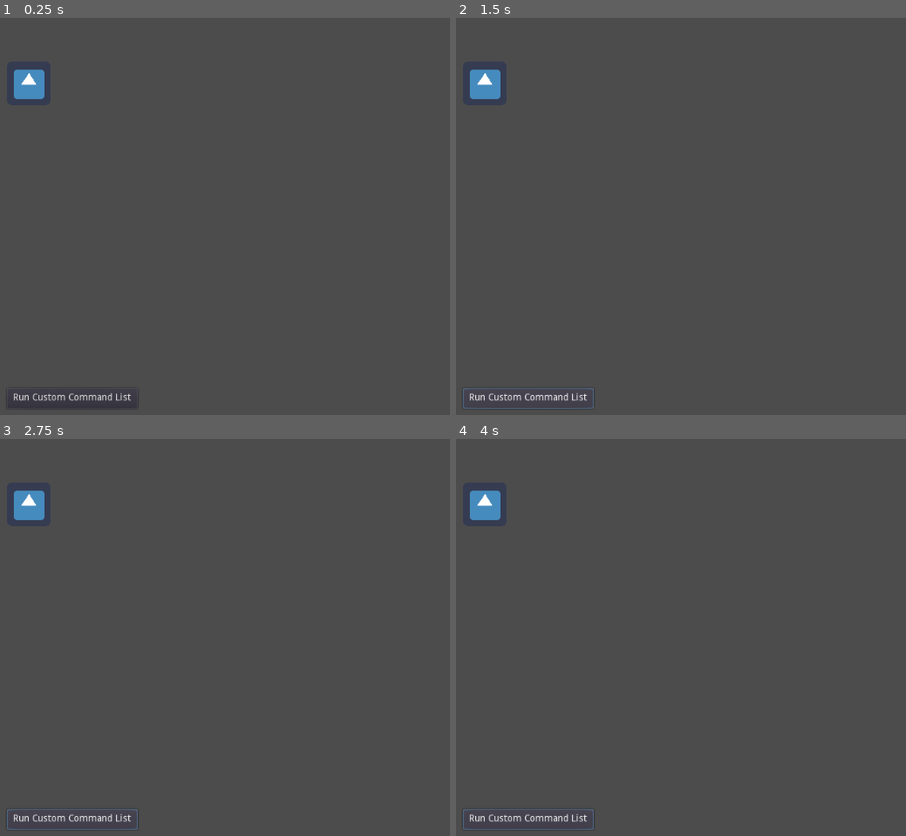
Above: before the commit, frames 1-4 (two rows, left to right).
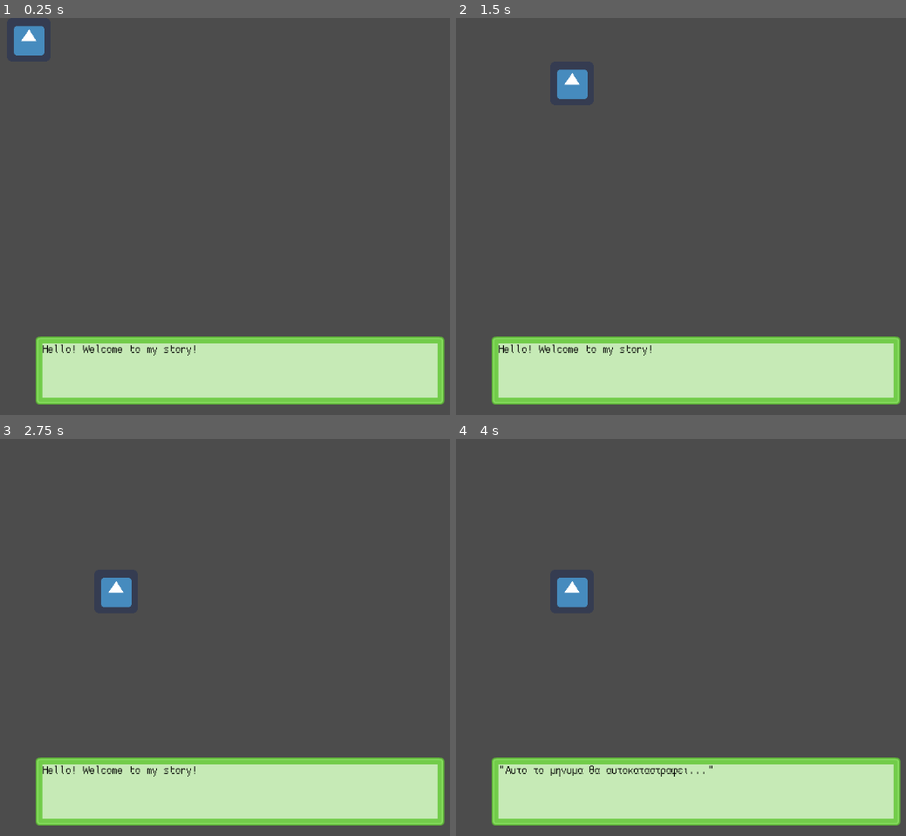
Above: after the commit, the same moments.

Repository: ditikos/GDScriptExperiments
Game: Godot game, scene res://TestWorld.tscn
Two runs of this game, one before a commit and one after it. Both use one fixed random seed, a clock stepped at 60 frames per second and the inputs below. The engine's default icon, where the game draws it, is replaced by a stand-in: a white triangle on a blue panel in a dark square.
Inputs (mouse positions are in pixels of both pictures, inside the frame that each line leads up to):
- Up to frame 1 (0.25 s): no input
- Up to frame 2 (1.5 s): click (528, 399) at 0.5 s, where only the run before the commit has a clickable "Run Custom Command List"; click (528, 399) at 1.25 s, where only the run before the commit has a clickable "Run Custom Command List"
- Up to frame 3 (2.75 s): click (72, 820) at 2 s, where only the run before the commit has a clickable "Run Custom Command List"
- Up to frame 4 (4 s): tap Enter at 2.75 s; tap Space at 3.5 s

The runs differ from the first frame. In frame 1, 17% of the frame differs, in the area x 3-99%, y 1-99%; in frame 2, 17%, in the area x 1-99%, y 12-99%; in frame 3, 17%; in frame 4, 17%.

Commit message:
Experiment 01: Run a script

Diff:
--- a/experiment01/Player.gd
+++ b/experiment01/Player.gd
@@ -1,6 +1,8 @@
 extends KinematicBody2D
 
-var tile_size = 64;
+var tile_size = 64
+var file = null
+var valid_cmd = ["move", "msg"]
 
 var inputs = {
 	"up": Vector2.UP,
@@ -13,8 +15,40 @@
 	position = position.snapped(Vector2.ONE * tile_size)
 	position += Vector2.ONE * tile_size / 2
 
+	# load a text file
+	file = File.new()
+	file.open("res://scenarios/001.txt", File.READ)
+	var content = file.get_as_text()
+	file.close()
+#	print(content)
+	parse_and_execute(content)
+
+func parse_and_execute(content):
+	var commands = Array(content.split("\n"))
+	for item in commands:
+#		print("Item is: %s" % typeof(item))
+		var cmd = Array(item.split(" "))
+		var fn = cmd.pop_front()
+		if fn in valid_cmd and self.has_method(fn):
+			match fn:
+				"move":
+					callv(fn, cmd)
+				"msg":
+					var message = PoolStringArray(cmd).join(" ")
+					callv(fn, [message])
+		else:
+			print("Method %s not implemented yet or not in valid command list!" % fn)
+		# do a dramatic pause
+		yield(get_tree().create_timer(0.5), "timeout")
+
 func move(dir):
-	print("Will move: %s %s" % [dir, inputs[dir]] )
+#	print("Will move: %s %s" % [dir, inputs[dir]] )
+	position += inputs[dir] * tile_size
+
+
+func msg(message):
+	get_tree().call_group("master", "play_message", message)
+
 
 # Method that will:
 # 	Read a file of lines
--- /dev/null
+++ b/experiment01/TestWorld.gd
@@ -0,0 +1,14 @@
+extends Node2D
+
+onready var MessageBox = $CanvasLayer/Control/NinePatchRect/ColorRect/Message
+
+
+# Called when the node enters the scene tree for the first time.
+func _ready() -> void:
+	add_to_group("master")
+	play_message("Hello! Welcome to my story!")
+
+
+func play_message(message):
+	print("Will display: %s" % message)
+	MessageBox.text = message
--- a/experiment01/TestWorld.tscn
+++ b/experiment01/TestWorld.tscn
@@ -1,9 +1,17 @@
-[gd_scene load_steps=3 format=2]
+[gd_scene load_steps=7 format=2]
 
 [ext_resource path="res://Player.tscn" type="PackedScene" id=1]
 [ext_resource path="res://Player.gd" type="Script" id=2]
+[ext_resource path="res://green_panel.png" type="Texture" id=3]
+[ext_resource path="res://basis33.ttf" type="DynamicFontData" id=4]
+[ext_resource path="res://TestWorld.gd" type="Script" id=5]
+
+[sub_resource type="DynamicFont" id=1]
+size = 20
+font_data = ExtResource( 4 )
 
 [node name="TestWorld" type="Node2D"]
+script = ExtResource( 5 )
 
 [node name="TileMap" type="TileMap" parent="."]
 format = 1
@@ -17,15 +25,44 @@
 "_edit_use_anchors_": false
 }
 
-[node name="Button" type="Button" parent="CanvasLayer/Control"]
-anchor_left = 0.0625
-anchor_top = 0.906667
-anchor_right = 0.25
-anchor_bottom = 0.953333
-margin_bottom = 2.0
-text = "Run Custom Command List"
+[node name="NinePatchRect" type="NinePatchRect" parent="CanvasLayer/Control"]
+anchor_left = 0.104
+anchor_top = 0.779176
+anchor_right = 0.69
+anchor_bottom = 0.946166
+margin_left = -0.423382
+margin_right = -0.487427
+margin_bottom = -0.194366
+rect_min_size = Vector2( 600, 100 )
+texture = ExtResource( 3 )
+patch_margin_left = 32
+patch_margin_top = 32
+patch_margin_right = 32
+patch_margin_bottom = 32
 __meta__ = {
 "_edit_use_anchors_": true
+}
+
+[node name="ColorRect" type="ColorRect" parent="CanvasLayer/Control/NinePatchRect"]
+anchor_right = 1.0
+anchor_bottom = 1.0
+margin_left = 10.0
+margin_top = 10.0
+margin_right = -10.0
+margin_bottom = -10.0
+color = Color( 1, 1, 1, 0.6 )
+__meta__ = {
+"_edit_use_anchors_": false
+}
+
+[node name="Message" type="Label" parent="CanvasLayer/Control/NinePatchRect/ColorRect"]
+anchor_right = 1.0
+anchor_bottom = 1.0
+custom_fonts/font = SubResource( 1 )
+custom_colors/font_color = Color( 0, 0, 0, 1 )
+autowrap = true
+__meta__ = {
+"_edit_use_anchors_": false
 }
 
 [node name="Player" parent="." instance=ExtResource( 1 )]
Binary file added: experiment01/basis33.ttf
Binary file added: experiment01/green_panel.png
Not shown, added: experiment01/green_panel.png.import
Not shown, added: experiment01/scenarios/001.txt
